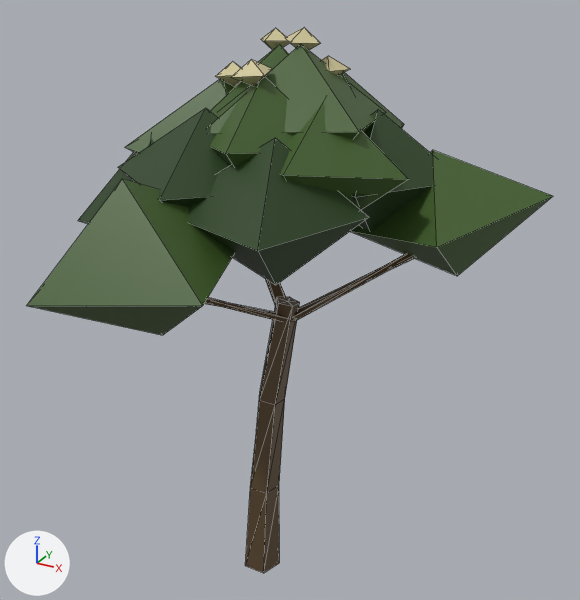
The Blender file assets-src/models/scalesia/scalesia.blend, before and after one commit.
Camera for both pictures: a camera (50 mm lens) standing at (4.97, -8.16, 8.46) and looking at (0.52, -0.08, 4.42). The axes (+X, +Y, +Z) are drawn at lower left. The lights are the same throughout. The picture after the commit comes second. Mesh edges are drawn as thin lines.

The first picture shows 'scalesia'.
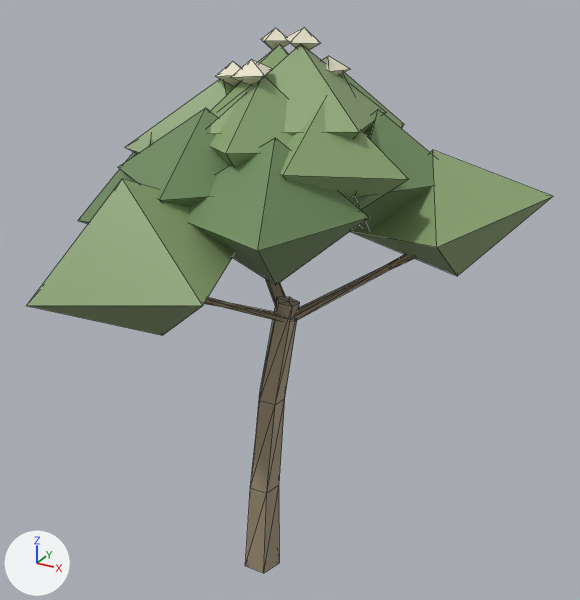
Location of each change, [x1, y1, x2, y2] in pixels of the pictures (580 x 600 px):
part 1 of me_scalesia, recoloured (dark green to green)
    both: [27, 44, 553, 335]
part 2 of me_scalesia, recoloured
    both: [204, 254, 414, 573]
part 3 of me_scalesia, recoloured (beige to pale yellow)
    both: [216, 28, 350, 87]

Diff of the bpy script that builds the scene:
```diff
--- a/assets-src/models/scalesia/scalesia.blend.py
+++ b/assets-src/models/scalesia/scalesia.blend.py
@@ me_scalesia @@
 me_scalesia.from_pydata(...)  # 178 vertices, 256 faces; spans x -2.11..3.32, y -2.99..2.32, z 0.0..7.63
 # used by ob_scalesia; location = (0.0, 0.0, 0.0)
+# me_scalesia part 1: 128 faces centred in x -1.49..2.71, y -2.52..1.83, z 5.02..6.93 are repainted in the vertex colours; the middle colour goes from dark green #415e29 to green #8aa370
+# me_scalesia part 2: 88 faces centred in x -0.97..2.18, y -1.9..1.04, z 0.0..5.47 are repainted in the vertex colours; the middle colour goes from brown #5e4b32 to beige #a3947a
+# me_scalesia part 3: 40 faces centred in x -0.34..0.83, y -0.57..0.86, z 7.06..7.54 are repainted in the vertex colours; the middle colour goes from beige #d3c99a to pale yellow #ebe6cc
 me_scalesia.materials.append(mat_scalesia)
```
